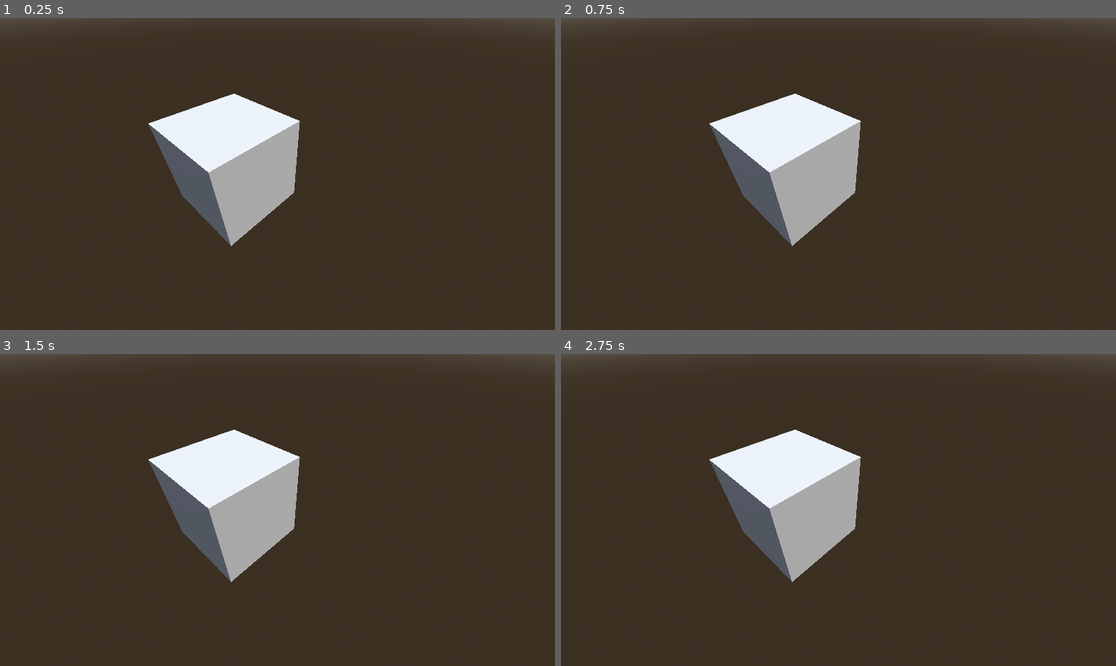
Above: before the commit, frames 1-4 (two rows, left to right).
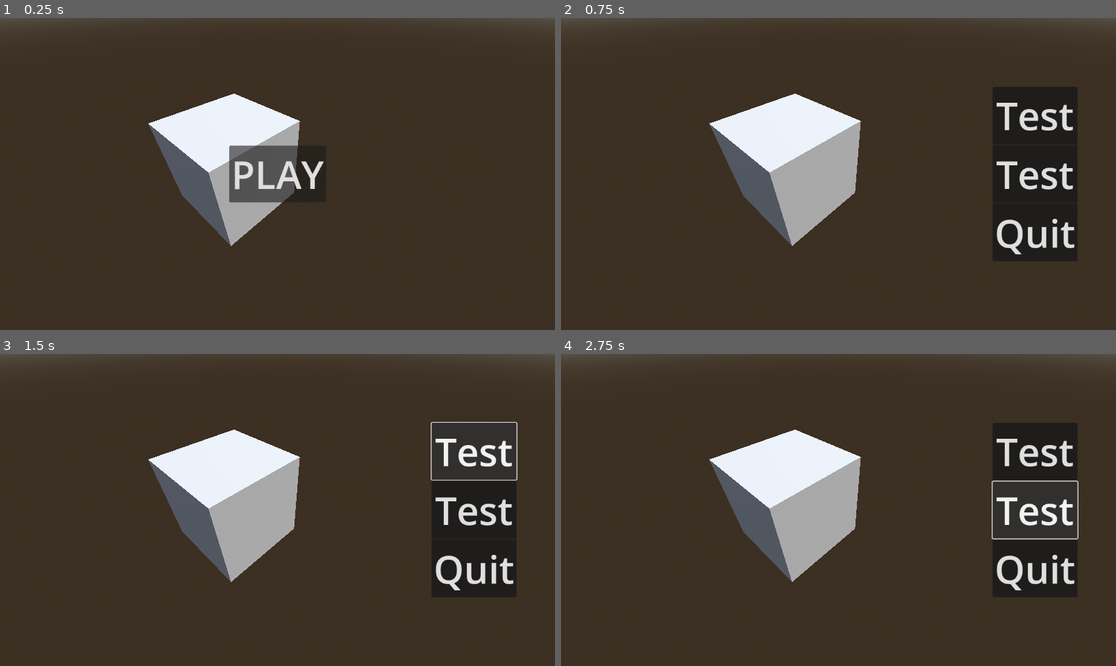
Above: after the commit, the same moments.

Repository: sjgillGit/gwj88
Game: Godot game, scene res://Scenes/ui/placeholder_3d.tscn
Same seed, same stepped clock (60 frames per second), same inputs: the game is played once before the commit and once after it. The project has no main scene, so this scene is started directly.
Inputs (mouse positions are in pixels of both pictures, inside the frame that each line leads up to):
- Up to frame 1 (0.25 s): no input
- Up to frame 2 (0.75 s): click (838, 174) at 0.5 s, where only the run after the commit has a clickable "PLAY"
- Up to frame 3 (1.5 s): click (471, 450) at 1.25 s, where only the run after the commit has a clickable "Test"
- Up to frame 4 (2.75 s): click (1032, 510) at 2 s, where only the run after the commit has a clickable "Test"

The runs differ from the first frame. In frame 1, 2.3% of the frame differs, in the area x 41-59%, y 40-60%; in frame 2, 8.1%, in the area x 77-93%, y 22-78%; in frame 3, 6.1%; in frame 4, 6.2%.

Commit message:
setup some basic examples for ui architecture

Diff:
--- /dev/null
+++ b/Scenes/ui/main_menu.tscn
@@ -0,0 +1,45 @@
+[gd_scene load_steps=2 format=3 uid="uid://hdloxc6hwt41"]
+
+[ext_resource type="Script" uid="uid://bhir2uf2ftxtr" path="res://Scripts/game_state_change_button.gd" id="1_c2fhx"]
+
+[node name="MainMenu" type="Control"]
+layout_mode = 3
+anchors_preset = 15
+anchor_right = 1.0
+anchor_bottom = 1.0
+grow_horizontal = 2
+grow_vertical = 2
+
+[node name="PanelContainer" type="PanelContainer" parent="."]
+layout_mode = 1
+anchors_preset = 6
+anchor_left = 1.0
+anchor_top = 0.5
+anchor_right = 1.0
+anchor_bottom = 0.5
+offset_left = -250.0
+offset_top = -181.0
+offset_right = -80.0
+offset_bottom = 181.0
+grow_horizontal = 0
+grow_vertical = 2
+
+[node name="MarginContainer" type="MarginContainer" parent="PanelContainer"]
+layout_mode = 2
+
+[node name="VBoxContainer" type="VBoxContainer" parent="PanelContainer/MarginContainer"]
+layout_mode = 2
+
+[node name="TestButton" type="Button" parent="PanelContainer/MarginContainer/VBoxContainer"]
+layout_mode = 2
+text = "Test"
+
+[node name="TestButton2" type="Button" parent="PanelContainer/MarginContainer/VBoxContainer"]
+layout_mode = 2
+text = "Test"
+
+[node name="QuitButton" type="Button" parent="PanelContainer/MarginContainer/VBoxContainer"]
+layout_mode = 2
+text = "Quit"
+script = ExtResource("1_c2fhx")
+state = 3
--- a/Scenes/ui/main_ui_theme.tres
+++ b/Scenes/ui/main_ui_theme.tres
@@ -1,3 +1,4 @@
 [gd_resource type="Theme" format=3 uid="uid://c1rvsr86jtix8"]
 
 [resource]
+Button/font_sizes/font_size = 80
--- a/Scenes/ui/placeholder_3d.tscn
+++ b/Scenes/ui/placeholder_3d.tscn
@@ -1,4 +1,6 @@
-[gd_scene load_steps=4 format=3 uid="uid://cai52f0otnci8"]
+[gd_scene load_steps=5 format=3 uid="uid://cai52f0otnci8"]
+
+[ext_resource type="PackedScene" uid="uid://yyy0f5q0vchc" path="res://Scenes/ui/ui_root_node.tscn" id="1_n2ydy"]
 
 [sub_resource type="ProceduralSkyMaterial" id="ProceduralSkyMaterial_3lb8i"]
 sky_horizon_color = Color(0.66224277, 0.6717428, 0.6867428, 1)
@@ -26,3 +28,5 @@
 
 [node name="Camera3D" type="Camera3D" parent="."]
 transform = Transform3D(0.7314251, -0.45937306, 0.5039779, 0, 0.7390553, 0.6736448, -0.6819218, -0.4927207, 0.5405636, 1.5457361, 1.4254175, 0.9317932)
+
+[node name="UiRootNode" parent="." instance=ExtResource("1_n2ydy")]
--- /dev/null
+++ b/Scenes/ui/startup.tscn
@@ -0,0 +1,28 @@
+[gd_scene load_steps=2 format=3 uid="uid://cw8iq2glcu535"]
+
+[ext_resource type="Script" uid="uid://bhir2uf2ftxtr" path="res://Scripts/game_state_change_button.gd" id="1_lseyl"]
+
+[node name="Startup" type="Control"]
+layout_mode = 3
+anchors_preset = 15
+anchor_right = 1.0
+anchor_bottom = 1.0
+grow_horizontal = 2
+grow_vertical = 2
+
+[node name="PlayButton" type="Button" parent="."]
+layout_mode = 1
+anchors_preset = 8
+anchor_left = 0.5
+anchor_top = 0.5
+anchor_right = 0.5
+anchor_bottom = 0.5
+offset_left = -23.5
+offset_top = -15.5
+offset_right = 23.5
+offset_bottom = 15.5
+grow_horizontal = 2
+grow_vertical = 2
+text = "PLAY"
+script = ExtResource("1_lseyl")
+state = 1
--- /dev/null
+++ b/Scenes/ui/ui_root_node.gd
@@ -0,0 +1,21 @@
+extends Control
+
+@onready var startup: Control = %Startup
+@onready var main_menu: Control = %MainMenu
+
+
+func _ready() -> void:
+	GameState.state_changed.connect(_on_game_state_changed)
+	startup.show()
+
+
+func _on_game_state_changed(state: GameState.State):
+	for child in get_children():
+		child.hide()
+	match state:
+		GameState.State.STARTUP:
+			startup.show()
+		GameState.State.MAIN_MENU:
+			main_menu.show()
+		GameState.State.PLAY:
+			pass
--- /dev/null
+++ b/Scenes/ui/ui_root_node.tscn
@@ -0,0 +1,24 @@
+[gd_scene load_steps=4 format=3 uid="uid://yyy0f5q0vchc"]
+
+[ext_resource type="Script" uid="uid://cdk5afho4f2d" path="res://Scenes/ui/ui_root_node.gd" id="1_ub05m"]
+[ext_resource type="PackedScene" uid="uid://cw8iq2glcu535" path="res://Scenes/ui/startup.tscn" id="2_m1hfg"]
+[ext_resource type="PackedScene" uid="uid://hdloxc6hwt41" path="res://Scenes/ui/main_menu.tscn" id="3_m1hfg"]
+
+[node name="UiRootNode" type="Control"]
+layout_mode = 3
+anchors_preset = 15
+anchor_right = 1.0
+anchor_bottom = 1.0
+grow_horizontal = 2
+grow_vertical = 2
+script = ExtResource("1_ub05m")
+
+[node name="Startup" parent="." instance=ExtResource("2_m1hfg")]
+unique_name_in_owner = true
+visible = false
+layout_mode = 1
+
+[node name="MainMenu" parent="." instance=ExtResource("3_m1hfg")]
+unique_name_in_owner = true
+visible = false
+layout_mode = 1
--- /dev/null
+++ b/Scripts/game_state_change_button.gd
@@ -0,0 +1,8 @@
+extends Button
+
+@export var state: GameState.State
+
+func _ready() -> void:
+	pressed.connect(func():
+		GameState.current_state = state
+	)
Not shown, added: Scenes/ui/ui_root_node.gd.uid
Not shown, added: Scripts/game_state_change_button.gd.uid
